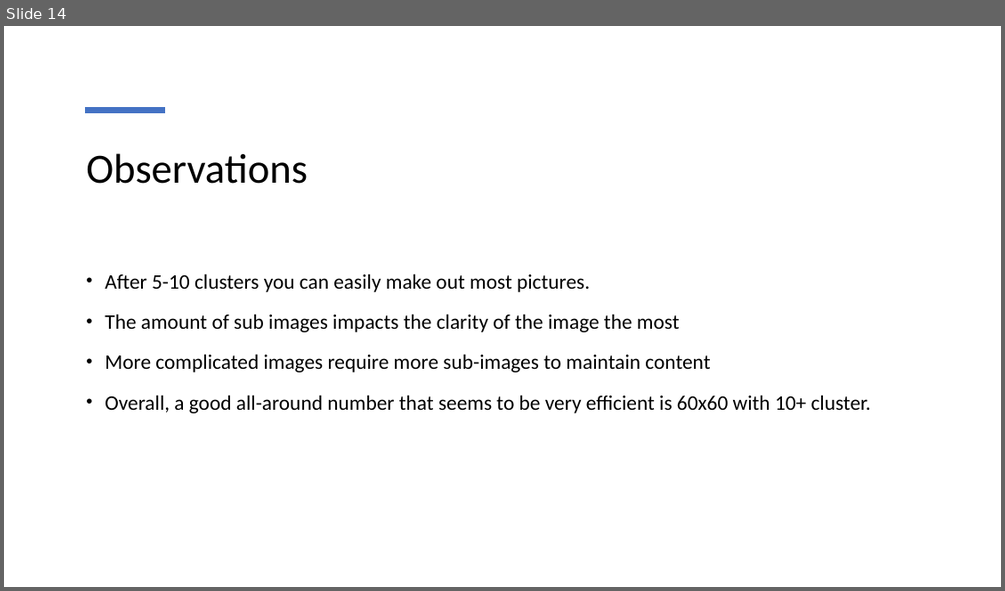
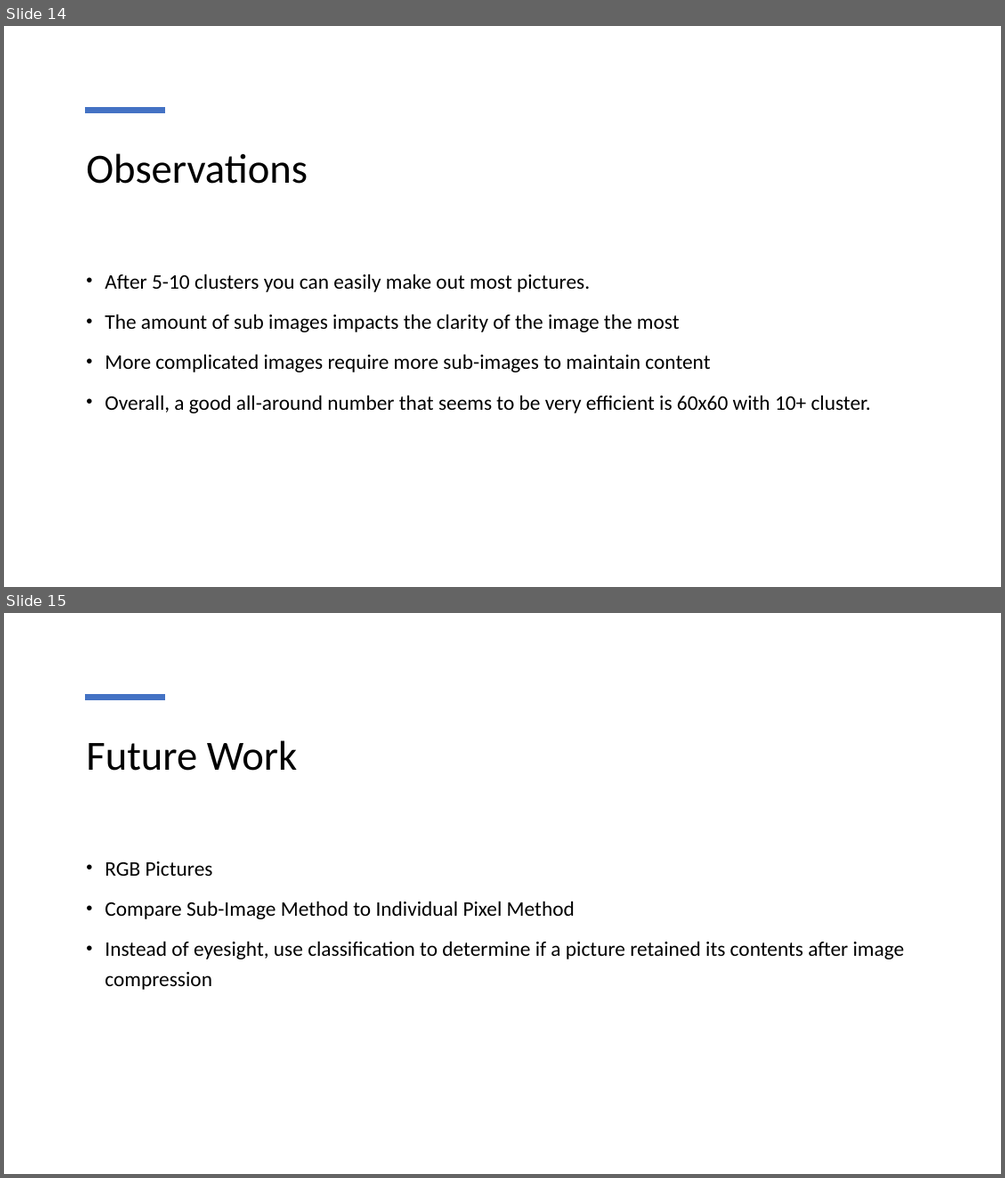
Before and after one commit to austing1133/wgayICP, a slide deck: Image Compression by K Means Clustering.pptx. Shown one above the other, each under a label of ours: slide 14 before the commit, slides 14 and 15 after it. The pictures are 1005x591 and 1005x1178 pixels, drawn with LibreOffice and Linux fonts; fonts in the diff are those of the drawing. Boxes give left, top, right and bottom in pixels: in the first picture for what was removed or moved away, otherwise in the second. Text is boxed around its words. In the diff, an @@ line names an element or a change of style, - is before the commit and + after.

```diff
--- a/Image Compression by K Means Clustering.pptx
+++ b/Image Compression by K Means Clustering.pptx
@@ slide 15 added at [4,613,1001,1174], background #FFFFFF; not listed: 1 template element that a slide beside it also shows @@
@@ title added at [86,740,298,771], 40 pt, text #000000 @@
+Future Work
@@ text added at [105,861,905,989], 20 pt, text #000000 @@
+• RGB Pictures
+• Compare Sub-Image Method to Individual Pixel Method
+• Instead of eyesight, use classification to determine if a picture retained its contents after image compression
```
Also in this commit, not shown: 3 slides changed.
